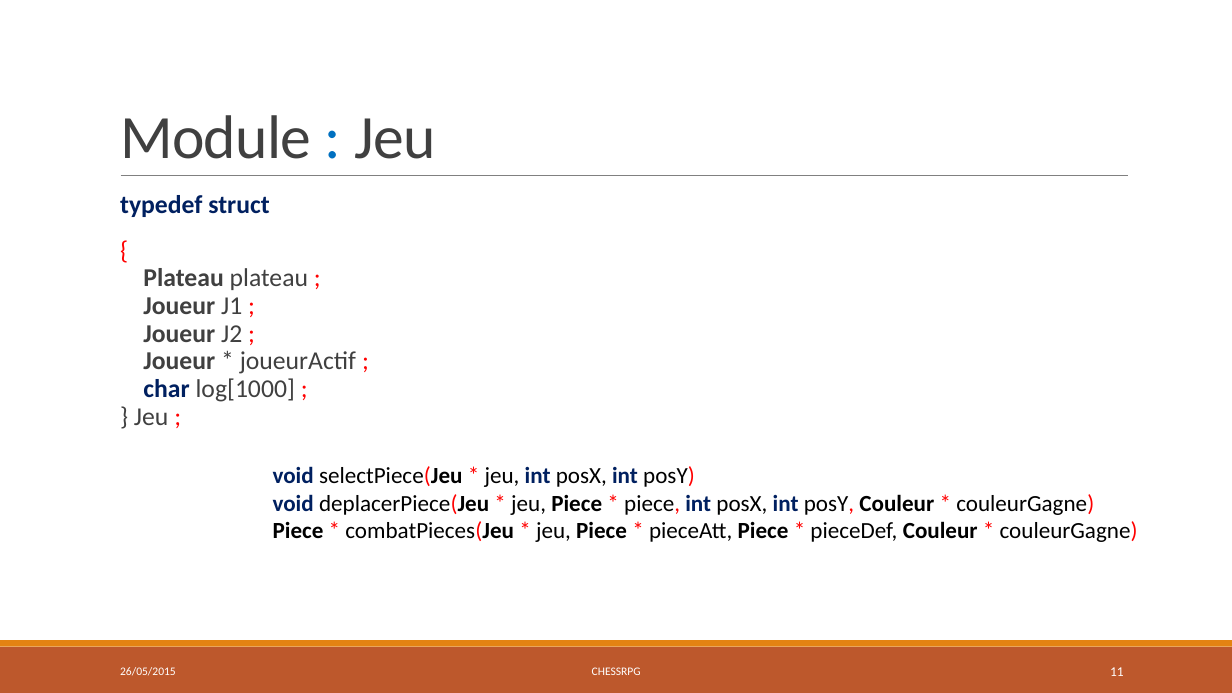
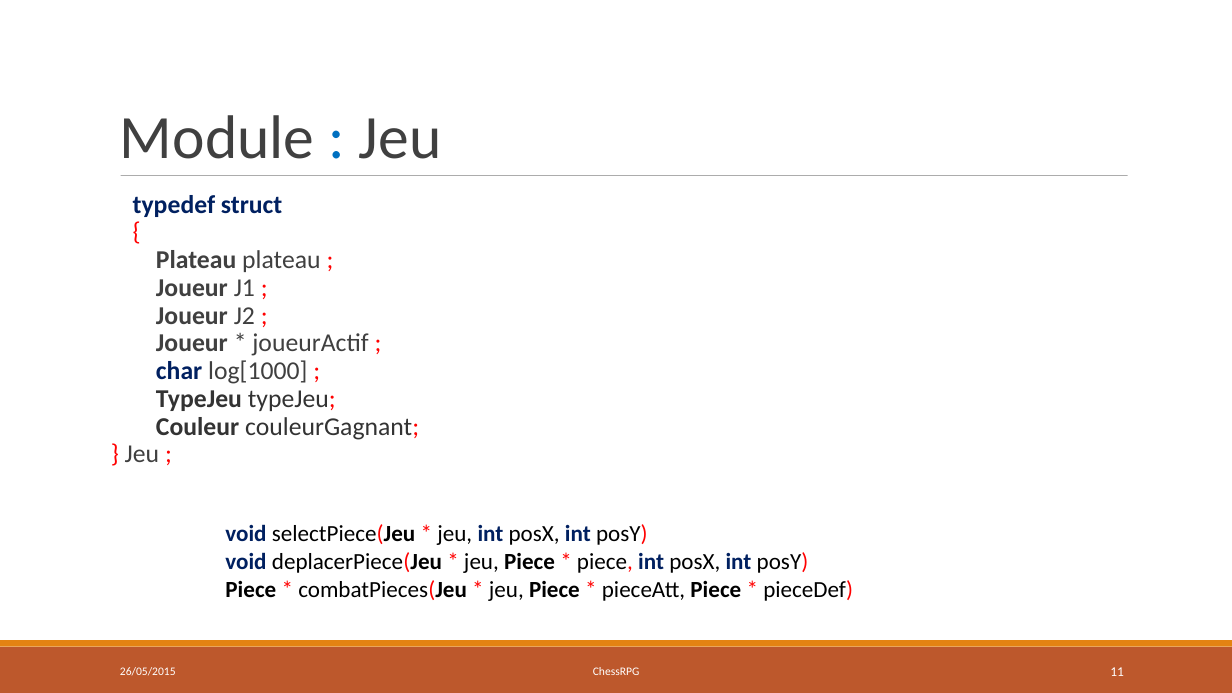
Before and after one commit to chessRPG/master, a slide deck: slide 11 of ChessRPG-présentation.pptx. Drawn at 1232x693 pixels with LibreOffice and Linux fonts; fonts in the diff are those of the drawing. Boxes give left, top, right and bottom in pixels: in the first picture for what was removed or moved away, otherwise in the second. Text is boxed around its words. In the diff, an @@ line names an element or a change of style, - is before the commit and + after.

```diff
--- a/ChessRPG-présentation.pptx
+++ b/ChessRPG-présentation.pptx
@@ text "Module : Jeu" at (120, 115, 442, 159): letter spacing -0.5 to 0 pt; line spacing 0.85 to 1 @@
@@ line (121, 176) - (1128, 176): stroke #808080 0.5 pt to #808080 0.51 pt @@
@@ text at (133, 195, 282, 217): indent changed; less space between paragraphs @@
@@ text at (125, 250, 419, 462): text changed @@
-  {
-  Plateau plateau ;
-  Joueur J1 ;
-  Joueur J2 ;
-  Joueur * joueurActif ;
-  char log[1000] ;
-  } Jeu ;
+{
+Plateau plateau ;
+Joueur J1 ;
+Joueur J2 ;
+Joueur * joueurActif ;
+char log[1000] ;
+TypeJeu typeJeu;
+Couleur couleurGagnant;
+} Jeu ;
@@ text "void selectPiece(Jeu * jeu, int ...": place and size @@
-text "void selectPiece(Jeu * jeu, int ..." at (273, 466, 1138, 542)
+text "void selectPiece(Jeu * jeu, int ..." at (225, 524, 853, 601)
@@ text at (225, 552, 853, 601): text changed @@
-void deplacerPiece(Jeu * jeu, Piece * piece, int posX, int posY, Couleur * couleurGagne)
-Piece * combatPieces(Jeu * jeu, Piece * pieceAtt, Piece * pieceDef, Couleur * couleurGagne)
+void deplacerPiece(Jeu * jeu, Piece * piece, int posX, int posY)
+Piece * combatPieces(Jeu * jeu, Piece * pieceAtt, Piece * pieceDef)
@@ text at (593, 667, 640, 675): text changed @@
-CHESSRPG
+ChessRPG
```
Also in this commit, not shown: 14 other slides changed, 2 other files.
